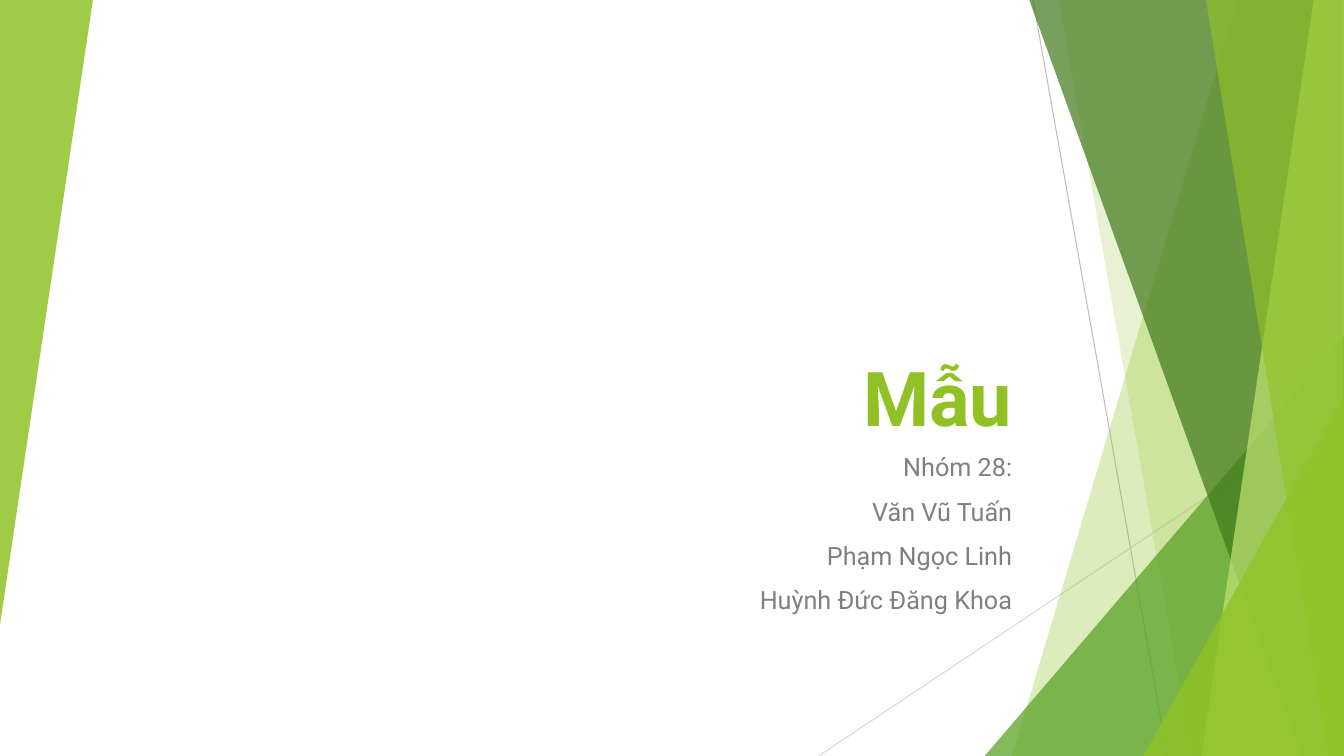
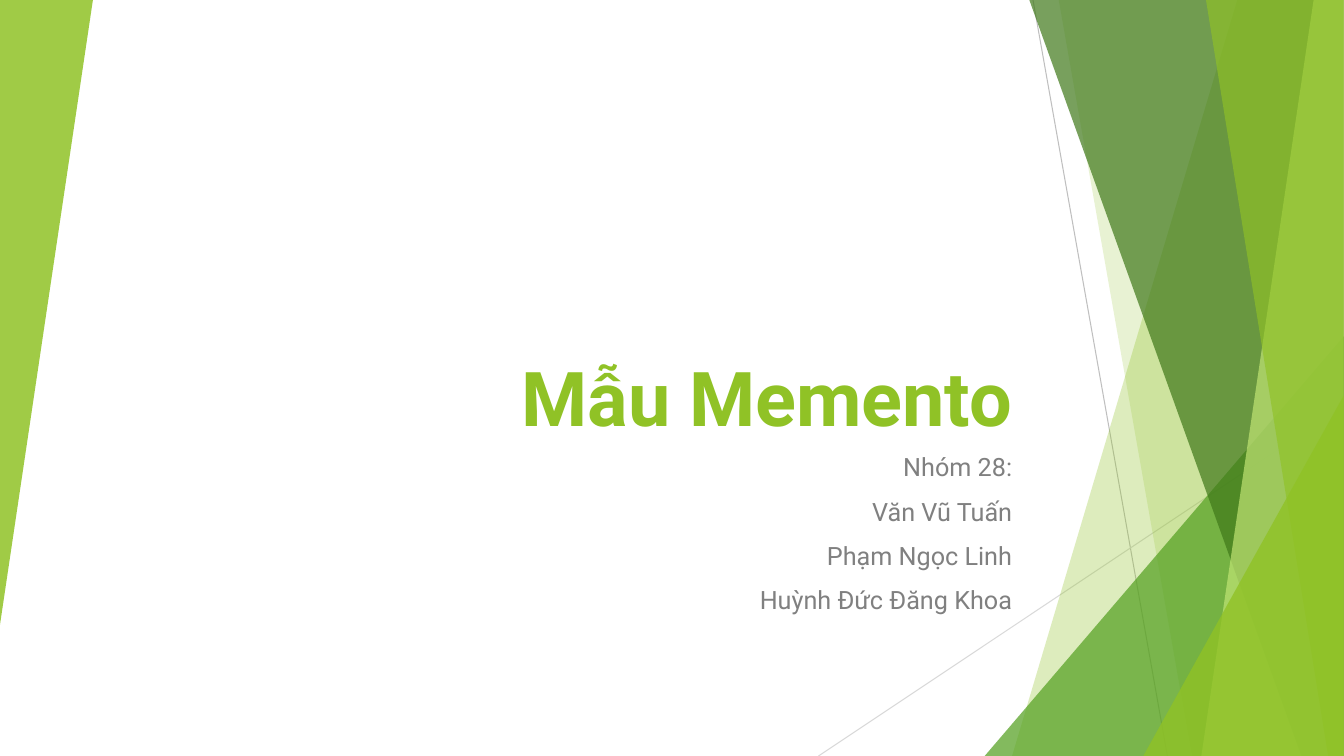
Before and after one commit to ChrisJamison/design_pattern, a slide deck: slide 1 of Báo cáo cuối kỳ/18. Memento/Slide.pptx. Drawn at 1344x756 pixels with LibreOffice and Linux fonts; fonts in the diff are those of the drawing. Boxes give left, top, right and bottom in pixels: in the first picture for what was removed or moved away, otherwise in the second. Text is boxed around its words. In the diff, an @@ line names an element or a change of style, - is before the commit and + after.

Commit message:
Cập nhật Memento (chưa có demo)

```diff
--- a/Báo cáo cuối kỳ/18. Memento/Slide.pptx
+++ b/Báo cáo cuối kỳ/18. Memento/Slide.pptx
@@ title at [521,364,1012,427]: text changed @@
-Mẫu
+Mẫu Memento
```
Also in this commit, not shown: 9 other slides changed, 1 slide added, 2 slides removed, 4 other files.
